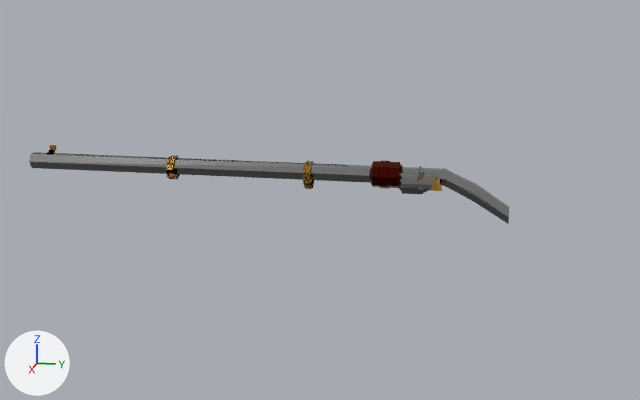
The Blender file Assets/Art/Models/Weapons/Rifle.blend: old version first, new version second.
Before and after are seen from a 50 mm camera at (1.383, 0.025, 0.329) aimed at (0.003, -0.251, -0.016). Lighting does not change. The marker at lower left points along +X, +Y and +Z. The same objects are shown in both versions, whatever each file hides.

In view in the first picture: 'RifleAutoloaderMod', 'RifleDefaultMod'.
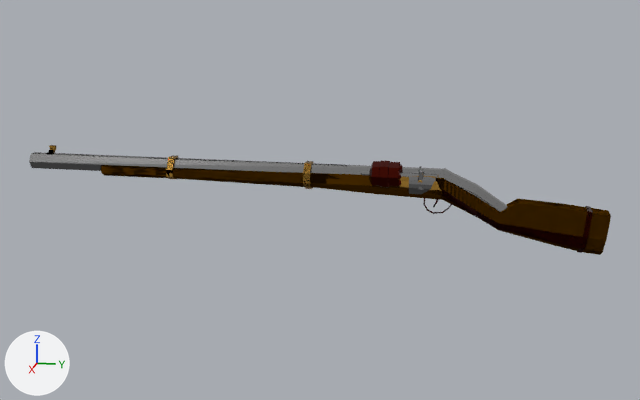
The newer file is also turned or shifted as a whole; pictures and numbers use the older file's frame.

Location of each change, [x1, y1, x2, y2] in pixels of the pictures (640 x 400 px):
'RifleAutoloaderMod', reshaped: before [34, 153, 509, 224]; after [29, 145, 611, 255]
'RifleDefaultMod', reshaped: before [29, 145, 509, 217]; after [29, 152, 507, 212]
part 1 of me_circle_001, built on (brown): after [310, 173, 443, 200]
part 2 of me_circle_002, added: after [423, 198, 452, 214]
part 3 of me_circle_002, built on: before [398, 179, 409, 194]; after [310, 171, 611, 255]
part 4 of me_circle_002, added (brown): after [100, 166, 167, 178]

The edits, one by one:
me_circle_001 is used by ob_rifledefaultmod; location (0.0, 0.0, 0.0); rotation (1.571, 0.0, 0.0), in degrees (90, 0, 0).
me_circle_001 had 267 vertices, 234 faces and spanned x -0.02..0.02, y -0.039..0.057, z -0.051..0.758.
me_circle_001 now has 429 vertices, 417 faces and spans x -0.02..0.02, y -0.083..0.057, z -0.202..0.758.
Part 1, on me_circle_001:
15 faces are deleted.
104 vertices are added at x -0.019..0.019, y -0.083..0.032, z -0.202..0.632.
7 new vertices lie (0.0, 0.0, 0.116) away from vertices in x -0.018..0.018, y 0.009..0.027, z 0.508.
7 new vertices lie (0.034, 0.0, 0.0) away from vertices in x -0.017, y -0.02..0.032, z -0.202..0.159.
50 new faces join them, mat_brass (orange #e7b04e).
108 new faces join them, mat_wood (brown #4f2f00).
me_circle_001 now uses material mat_wood (brown #4f2f00).
me_circle_002 is used by ob_rifleautoloadermod; location (0.0, 0.0, 0.0); rotation (1.571, 0.0, 0.0), in degrees (90, 0, 0).
me_circle_002 had 404 vertices, 358 faces and spanned x -0.02..0.036, y -0.039..0.057, z -0.051..0.758.
me_circle_002 now has 643 vertices, 615 faces and spans x -0.02..0.036, y -0.083..0.057, z -0.202..0.758.
me_circle_002 part 2: a new loose piece of 28 vertices spanning x -0.001..0.001, y -0.03..-0.002, z 0.036..0.084, in mat_copper (dark red #57160c).
me_circle_002 part 3: 11 vertices removed from x 0.004..0.02, y 0.003..0.033, z 0.106..0.123; 168 vertices added at x -0.019..0.019, y -0.083..0.037, z -0.202..0.212.
me_circle_002 part 4: 14 vertices added at x -0.018..0.018, y 0.009..0.027, z 0.624..0.632.
me_circle_002 now uses material mat_wood (brown #4f2f00).
